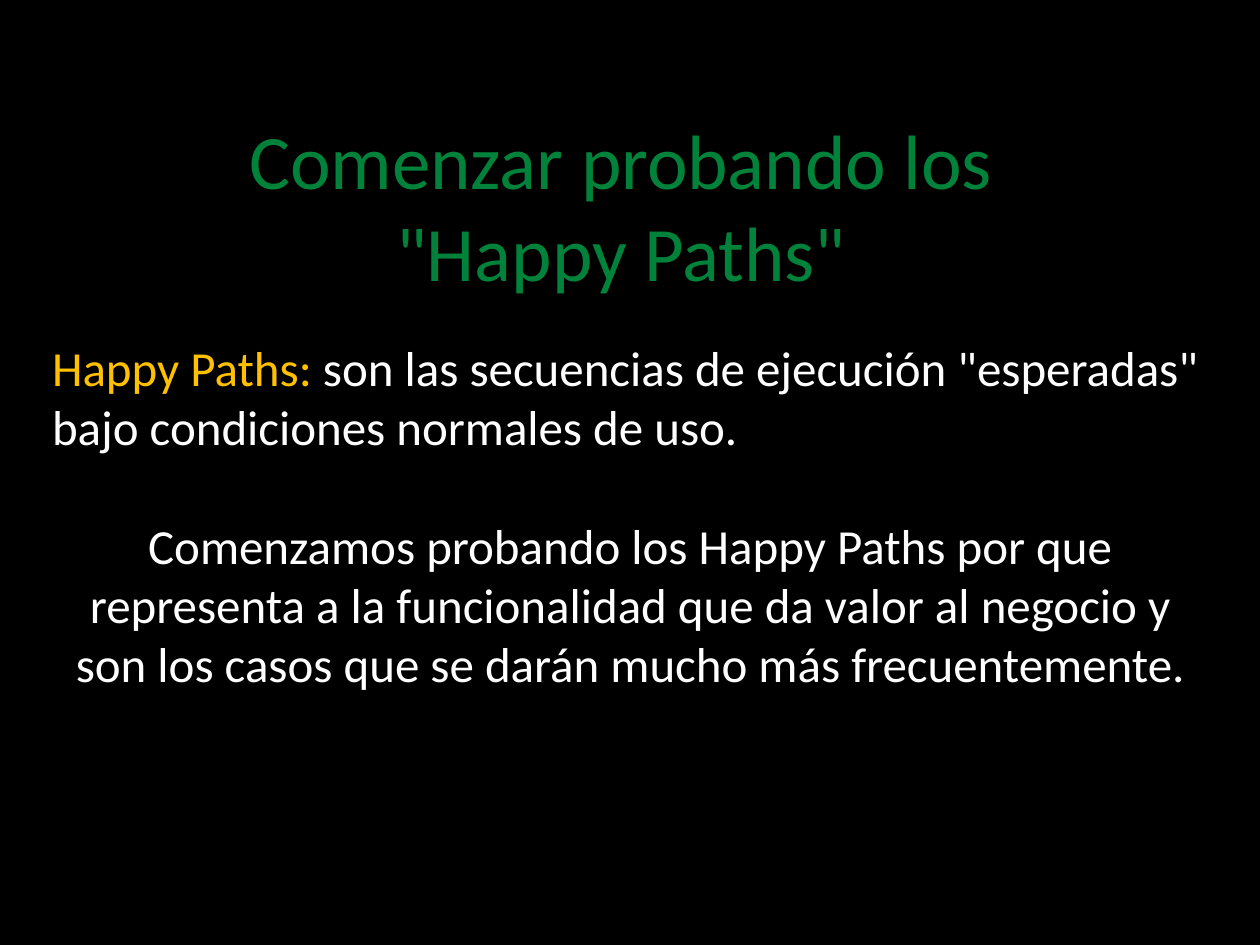
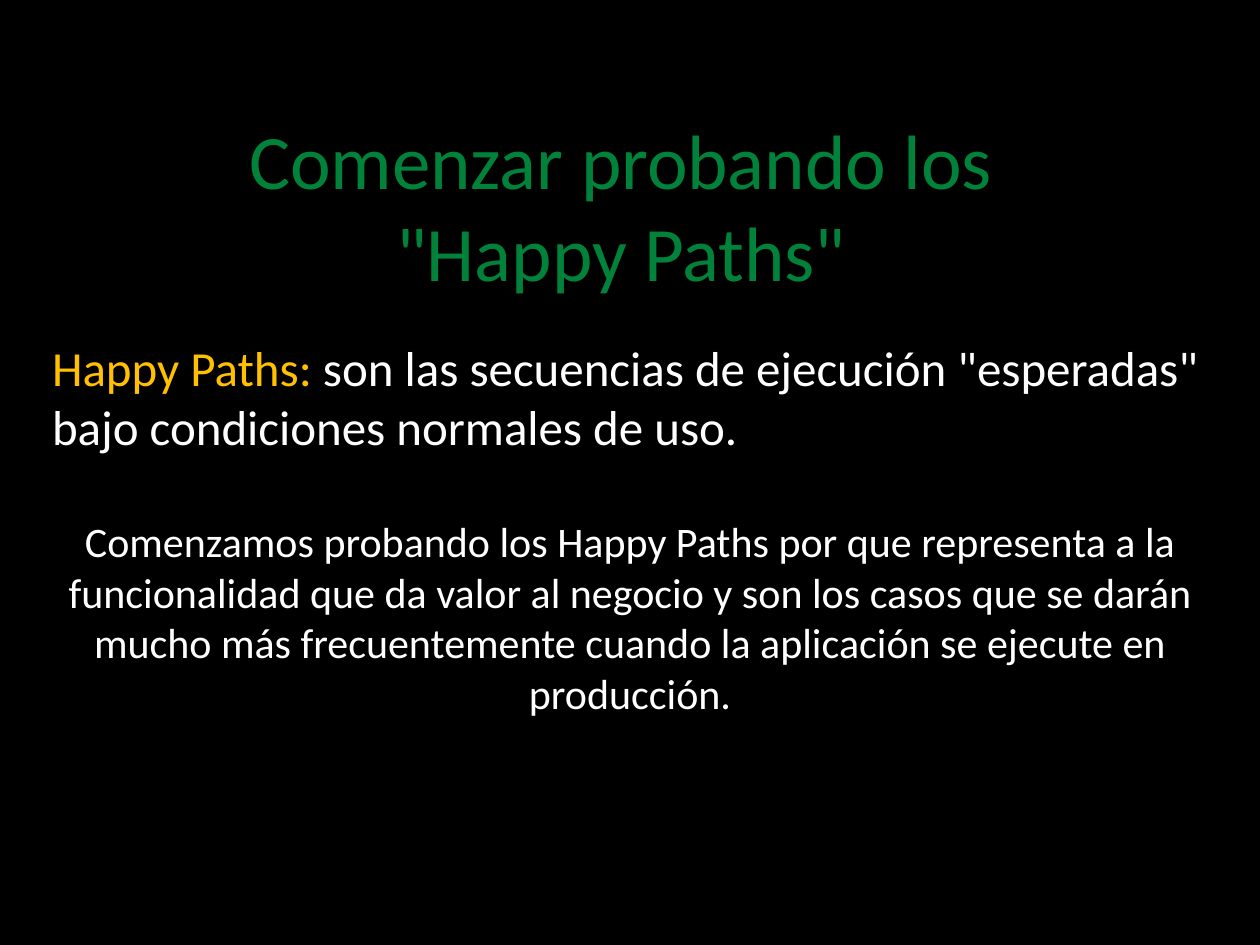
Before and after one commit to angelnunezsalazar/Test-Automation-NET, a slide deck: slide 33 of Diapositivas/1. Unit Testing.pptx (slide 31 before the commit). Drawn at 1260x945 pixels with LibreOffice and Linux fonts; fonts in the diff are those of the drawing; background and template pictures are left out. Boxes give left, top, right and bottom in pixels: in the first picture for what was removed or moved away, otherwise in the second. Text is boxed around its words. In the diff, an @@ line names an element or a change of style, - is before the commit and + after.

```diff
--- a/Diapositivas/1. Unit Testing.pptx
+++ b/Diapositivas/1. Unit Testing.pptx
@@ text at bbox=[69, 527, 1191, 716]: text changed; size 28 to 24 pt @@
-Comenzamos probando los Happy Paths por que representa a la funcionalidad que da valor al negocio y son los casos que se darán mucho más frecuentemente.
+Comenzamos probando los Happy Paths por que representa a la funcionalidad que da valor al negocio y son los casos que se darán mucho más frecuentemente cuando la aplicación se ejecute en producción.
```
Also in this commit, not shown: 5 other slides changed, 4 slides added, 3 slides removed, 2 other files.
